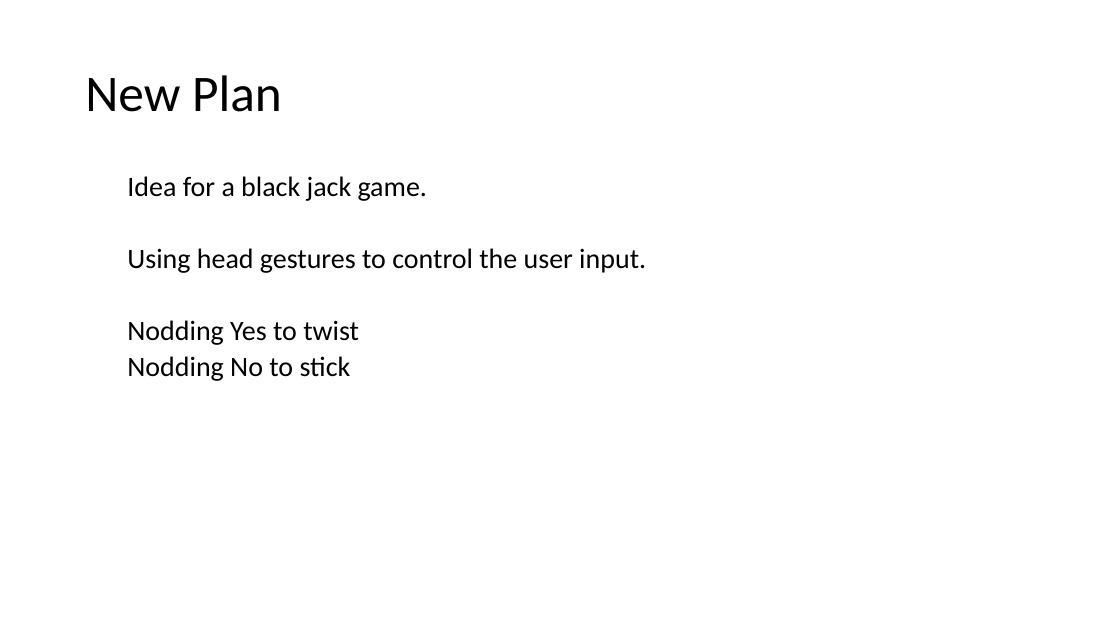
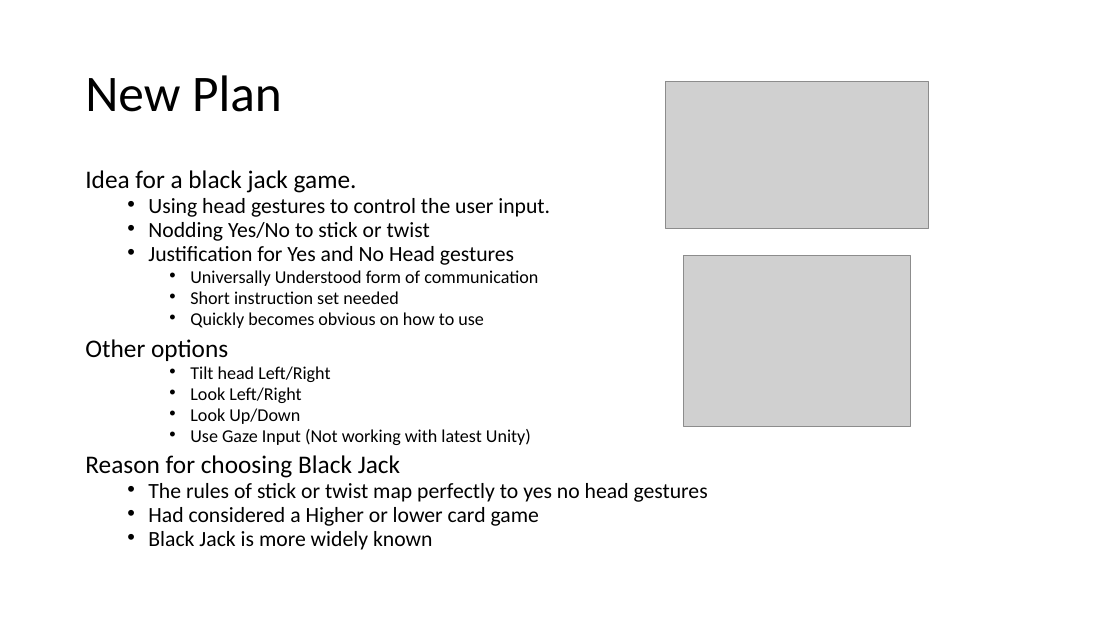
Before and after one commit to kevgleeson78/Gesture-Based-UI-Project, a slide deck: slide 3 of Presentation/New Microsoft PowerPoint Presentation.pptx. Drawn at 1120x630 pixels with LibreOffice and Linux fonts; fonts in the diff are those of the drawing; grey boxes stand for pictures. Boxes give left, top, right and bottom in pixels: in the first picture for what was removed or moved away, otherwise in the second. Text is boxed around its words. In the diff, an @@ line names an element or a change of style, - is before the commit and + after.

```diff
--- a/Presentation/New Microsoft PowerPoint Presentation.pptx
+++ b/Presentation/New Microsoft PowerPoint Presentation.pptx
@@ picture added at box(666, 82, 928, 229) @@
@@ text at box(85, 170, 550, 217): size 24 to 21.7 pt in "Idea for a black jack game."; size 24 to 18.6 pt in "Using head gestures to control the user ..."; list level 2 to 1 in "Idea for a black jack ..."; line spacing 0.9 to 0.7; bullet none to • @@
@@ text at box(85, 222, 708, 550): text changed; size 24 to 15.5 pt @@
-  Nodding Yes to twist
-  Nodding No to stick
+  • Nodding Yes/No to stick or twist
+  • Justification for Yes and No Head gestures
+    • Universally Understood form of communication
+    • Short instruction set needed
+    • Quickly becomes obvious on how to use
+Other options
+    • Tilt head Left/Right
+    • Look Left/Right
+    • Look Up/Down
+    • Use Gaze Input (Not working with latest Unity)
+Reason for choosing Black Jack
+  • The rules of stick or twist map perfectly to yes no head gestures
+  • Had considered a Higher or lower card game
+  • Black Jack is more widely known
@@ picture added at box(684, 255, 911, 426) @@
```
Also in this commit, not shown: 7 other slides changed, 1 other file.
